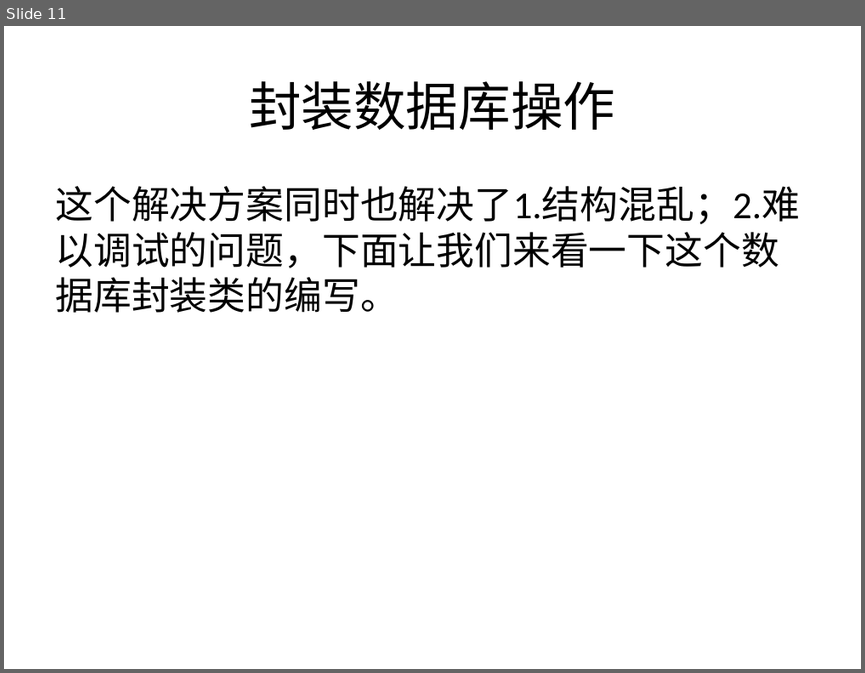
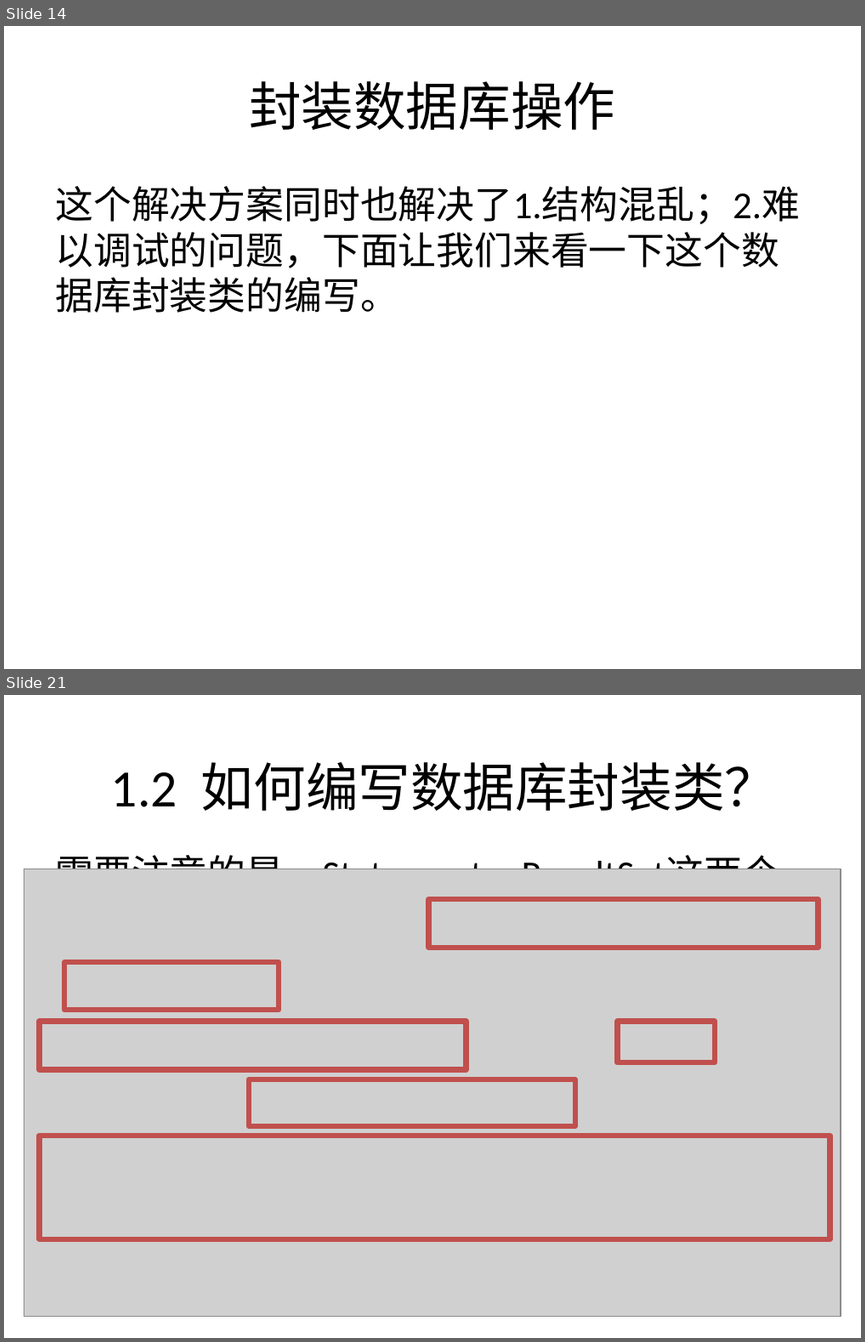
Before and after one commit to swordjoinmagic/JSPLesson, a slide deck: ppt/JSP课PPT.pptx. Shown one above the other, each under a label of ours: slide 11 before the commit, slides 14 and 21 after it; the slides between them are not shown. The pictures are 865x673 and 865x1342 pixels, drawn with LibreOffice and Linux fonts; fonts in the diff are those of the drawing; grey boxes stand for pictures. Boxes give left, top, right and bottom in pixels: in the first picture for what was removed or moved away, otherwise in the second. Text is boxed around its words. In the diff, an @@ line names an element or a change of style, - is before the commit and + after.

```diff
--- a/ppt/JSP课PPT.pptx
+++ b/ppt/JSP课PPT.pptx
@@ slide 21 added at [4, 695, 861, 1338], background #FFFFFF @@
@@ text added at [111, 762, 778, 811], 44 pt, text #000000 @@
+1.2 如何编写数据库封装类？
@@ picture added at [24, 869, 841, 1316] @@
@@ text added at [55, 848, 780, 1138], 32 pt, text #000000 @@
+需要注意的是，Statement，ResultSet这两个根据数据库连接创建的对象也是占用一定的资源的，也是要进行释放的，同时释放顺序一定是：
+ResultSet > Statement > Connection
+关于这个顺序问题，请看下面这一段解释。
@@ rectangle added at [429, 899, 818, 947], outline #C0504D 4.5 pt @@
@@ rectangle added at [65, 962, 279, 1009], outline #C0504D 4.5 pt @@
@@ rectangle added at [39, 1021, 466, 1071], outline #C0504D 4.5 pt @@
@@ rectangle added at [618, 1021, 715, 1062], outline #C0504D 4.5 pt @@
@@ rectangle added at [248, 1079, 574, 1125], outline #C0504D 4.5 pt @@
@@ rectangle added at [39, 1135, 830, 1239], outline #C0504D 4.5 pt @@
@@ what was slide 11 is now slide 14 @@
```
Also in this commit, not shown: 5 slides changed, 59 other slides added, 16 other files.
